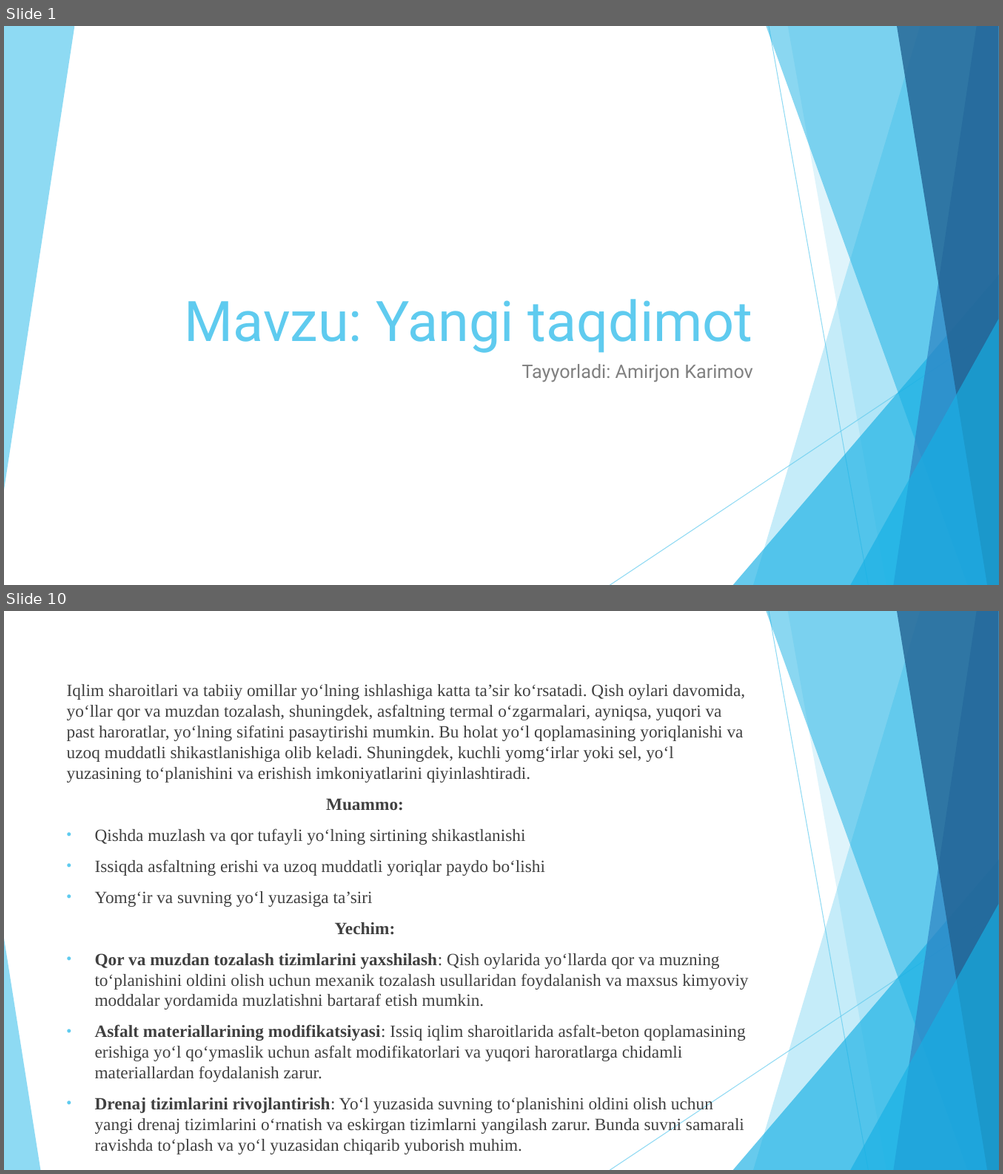
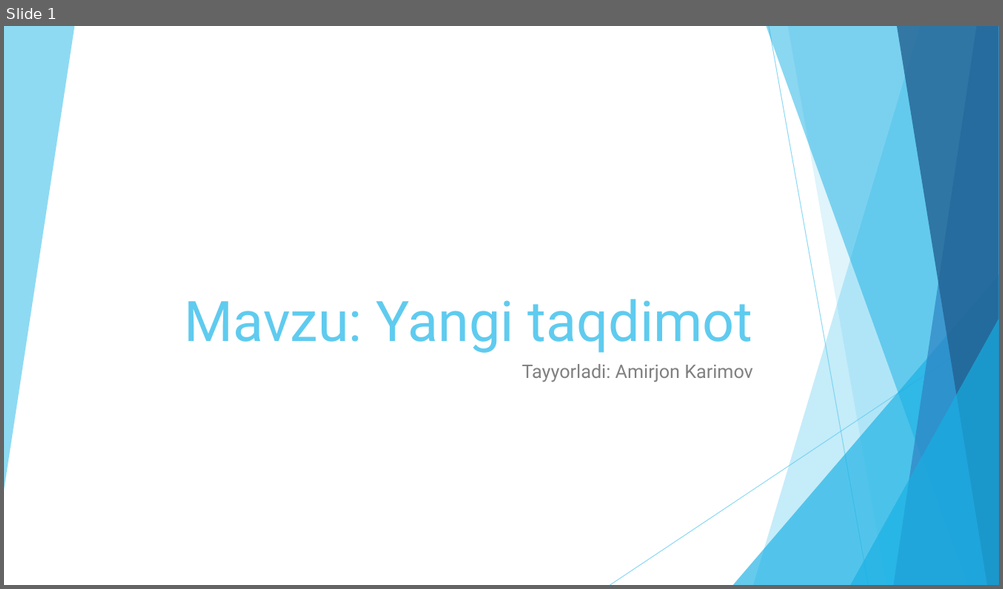
Before and after one commit to AmirjonKarimov2007/ai_bot, a slide deck: edited_shablon.pptx. Shown one above the other, each under a label of ours: slides 1 and 10 before the commit, slide 1 after it; the slides between them are not shown. The pictures are 1003x1174 and 1003x589 pixels, drawn with LibreOffice and Linux fonts; fonts in the diff are those of the drawing. Boxes give left, top, right and bottom in pixels: in the first picture for what was removed or moved away, otherwise in the second. Text is boxed around its words. In the diff, an @@ line names an element or a change of style, - is before the commit and + after.

```diff
--- a/edited_shablon.pptx
+++ b/edited_shablon.pptx
@@ slide 10 removed at [4, 611, 999, 1170], background #FFFFFF; not listed: 9 template elements that a slide beside it also shows @@
@@ text removed at [67, 684, 748, 1155] @@
-Iqlim sharoitlari va tabiiy omillar yo‘lning ishlashiga katta ta’sir ko‘rsatadi. Qish oylari davomida, yo‘llar qor va muzdan tozalash, shuningdek, asfaltning termal o‘zgarmalari, ayniqsa, yuqori va past haroratlar, yo‘lning sifatini pasaytirishi mumkin. Bu holat yo‘l qoplamasining yoriqlanishi va uzoq muddatli shikastlanishiga olib keladi. Shuningdek, kuchli yomg‘irlar yoki sel, yo‘l yuzasining to‘planishini va erishish imkoniyatlarini qiyinlashtiradi.
-Muammo:
-• Qishda muzlash va qor tufayli yo‘lning sirtining shikastlanishi
-• Issiqda asfaltning erishi va uzoq muddatli yoriqlar paydo bo‘lishi
-• Yomg‘ir va suvning yo‘l yuzasiga ta’siri
-Yechim:
-• Qor va muzdan tozalash tizimlarini yaxshilash: Qish oylarida yo‘llarda qor va muzning to‘planishini oldini olish uchun mexanik tozalash usullaridan foydalanish va maxsus kimyoviy moddalar yordamida muzlatishni bartaraf etish mumkin.
-• Asfalt materiallarining modifikatsiyasi: Issiq iqlim sharoitlarida asfalt-beton qoplamasining erishiga yo‘l qo‘ymaslik uchun asfalt modifikatorlari va yuqori haroratlarga chidamli materiallardan foydalanish zarur.
-• Drenaj tizimlarini rivojlantirish: Yo‘l yuzasida suvning to‘planishini oldini olish uchun yangi drenaj tizimlarini o‘rnatish va eskirgan tizimlarni yangilash zarur. Bunda suvni samarali ravishda to‘plash va yo‘l yuzasidan chiqarib yuborish muhim.
@@ triangle removed at [4, 939, 40, 1170] @@
```
Also in this commit, not shown: 2 slides changed, 4 slides added, 8 other slides removed, 3 other files.
